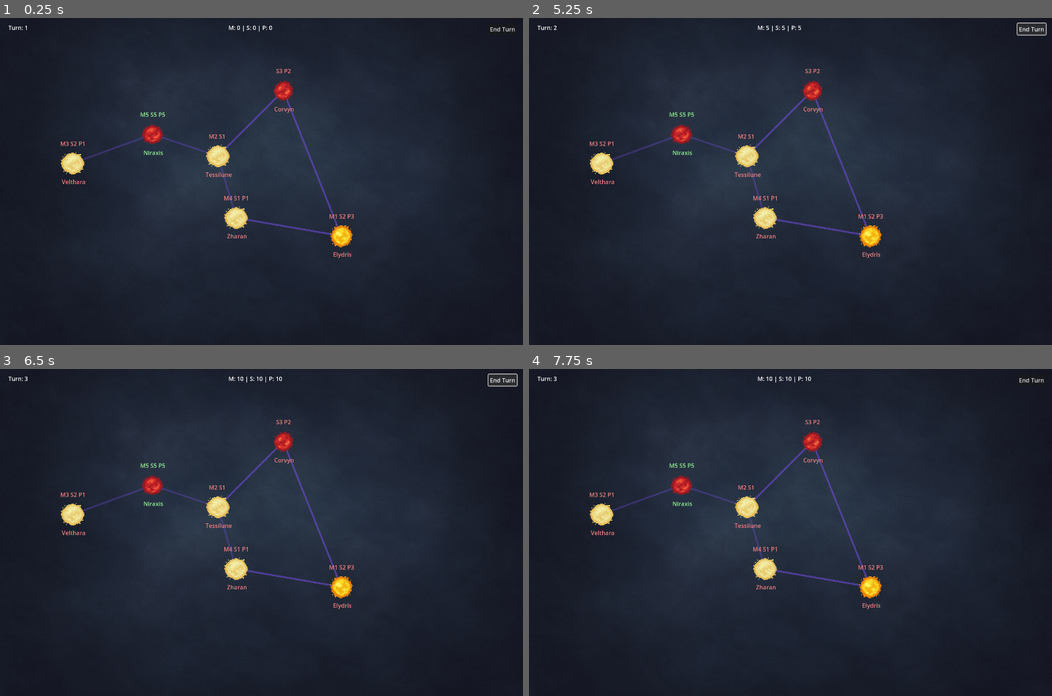
Above: before the commit, frames 1-4 (two rows, left to right).
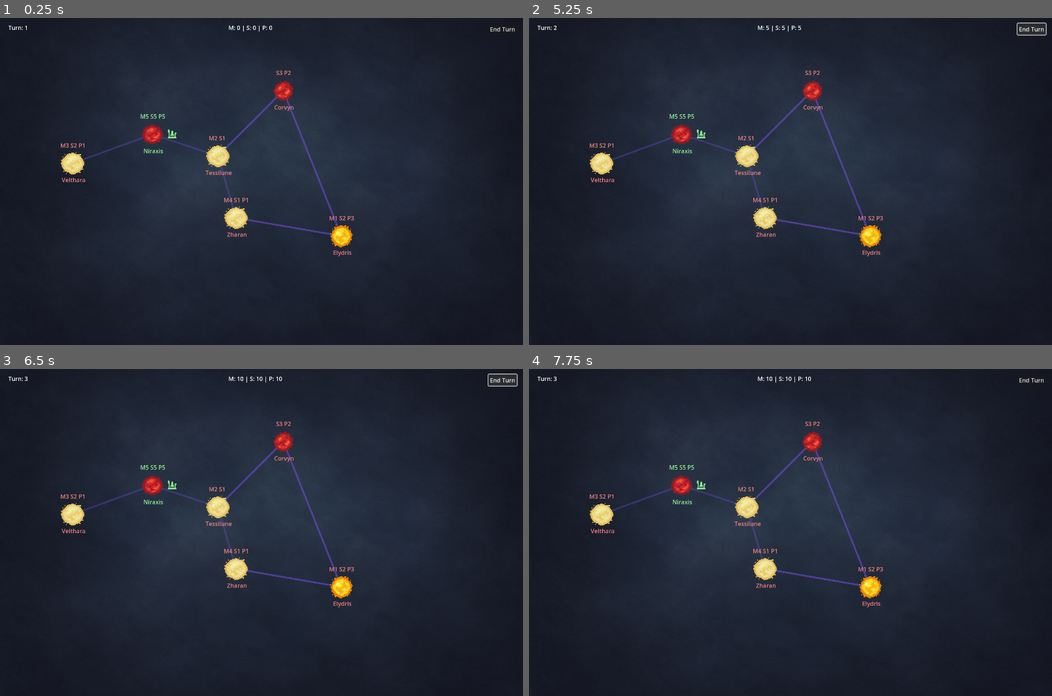
Above: after the commit, the same moments.

Repository: igjese/galaxy-campaign
Game: Godot game, scene res://map.tscn
The game is run twice, just before and just after one commit, with the same random seed, the same clock (stepped at 60 frames per second) and the same inputs.
Inputs:
- Up to frame 1 (0.25 s): no input
- Up to frame 2 (5.25 s): click "Velthara" at 0.5 s; click "Niraxis" at 1.25 s; click "Tessilune" at 2 s; click "Corvyn" at 2.75 s; click "Zharan" at 3.5 s; click "Elydris" at 4.25 s; click "End Turn" at 5 s
- Up to frame 3 (6.5 s): click "End Turn" at 5.75 s
- Up to frame 4 (7.75 s): click "Velthara" at 6.5 s; click "Niraxis" at 7.25 s

The runs differ from the first frame. In frame 1, 0.5% of the frame differs, in the area x 11-68%, y 15-74%; in frame 2, 0.5%; in frame 3, 0.5%; in frame 4, 0.5%.

Commit message:
shipyard

Diff:
--- a/game_data.gd
+++ b/game_data.gd
@@ -18,7 +18,8 @@
         "materials": 5,
         "supply": 5,
         "personnel": 5,
-        "faction": "player"
+        "faction": "player",
+        "has_shipyard": true
     },
     "Tessilune": {
         "position": Vector2(600, 380),
--- a/map.gd
+++ b/map.gd
@@ -22,6 +22,7 @@
         world.personnel = data.personnel
         world.position = data.position
         world.faction = data.faction if data.has("faction") else "ai"
+        world.has_shipyard = data.has_shipyard if data.has("has_shipyard") else false
 
         add_child(world)
         system_map[name] = world
--- a/scenes/Star.tscn
+++ b/scenes/Star.tscn
@@ -1,7 +1,8 @@
-[gd_scene load_steps=3 format=3 uid="uid://dtipc47e5axhk"]
+[gd_scene load_steps=4 format=3 uid="uid://dtipc47e5axhk"]
 
 [ext_resource type="Script" uid="uid://cb0qmhoychee2" path="res://scenes/star.gd" id="1_t7biv"]
 [ext_resource type="Texture2D" uid="uid://b3v8fn2yqv54t" path="res://assets/stars/star11.webp" id="2_xpnm2"]
+[ext_resource type="Texture2D" uid="uid://04e1seculs1j" path="res://assets/icons/shipyard.png" id="3_xpnm2"]
 
 [node name="Star" type="Node2D"]
 script = ExtResource("1_t7biv")
@@ -19,17 +20,26 @@
 [node name="Name" type="Label" parent="SystemNode"]
 layout_mode = 0
 offset_left = -30.0
-offset_top = 74.0
+offset_top = 69.0
 offset_right = 106.0
-offset_bottom = 97.0
+offset_bottom = 92.0
 text = "asdf"
 horizontal_alignment = 1
 
 [node name="Info" type="Label" parent="SystemNode"]
 layout_mode = 0
 offset_left = -19.0
-offset_top = -31.0
+offset_top = -26.0
 offset_right = 91.0
-offset_bottom = -8.0
+offset_bottom = -3.0
 text = "asdf"
 horizontal_alignment = 1
+
+[node name="Shipyard" type="TextureRect" parent="SystemNode"]
+layout_mode = 0
+offset_left = 77.0
+offset_top = 22.0
+offset_right = 101.0
+offset_bottom = 46.0
+texture = ExtResource("3_xpnm2")
+expand_mode = 1
--- a/scenes/star.gd
+++ b/scenes/star.gd
@@ -5,14 +5,22 @@
 @export var supply: int
 @export var personnel: int
 @export var faction: String = "ai"  # default to AI-owned
+@export var has_shipyard: bool = false
 
 @onready var name_label = $SystemNode/Name
 @onready var info_label = $SystemNode/Info
 @onready var texture_button = $SystemNode  # assuming SystemNode is the TextureButton
+@onready var shipyard_icon = $SystemNode/Shipyard  # update path if needed
 
 func _ready():
     update_labels()
+    update_indicators()
     assign_random_texture()
+
+func update_indicators():
+    shipyard_icon.visible = has_shipyard
+    var color = Color.LIGHT_GREEN if faction == "player" else Color.LIGHT_CORAL
+    shipyard_icon.modulate = color
 
 func assign_random_texture():
     var dir = DirAccess.open("res://assets/stars")
@@ -44,9 +52,6 @@
 
     info_label.text = info
 
-    var color = Color.LIGHT_CORAL
-    if faction == "player":
-        color = Color.LIGHT_GREEN
-
+    var color = Color.LIGHT_GREEN if faction == "player" else Color.LIGHT_CORAL
     name_label.add_theme_color_override("font_color", color)
     info_label.add_theme_color_override("font_color", color)
Binary file added: assets/icons/shipyard.png
Not shown, added: assets/icons/shipyard.png.import
Not shown, added: design/shipyard_icon.pxd
